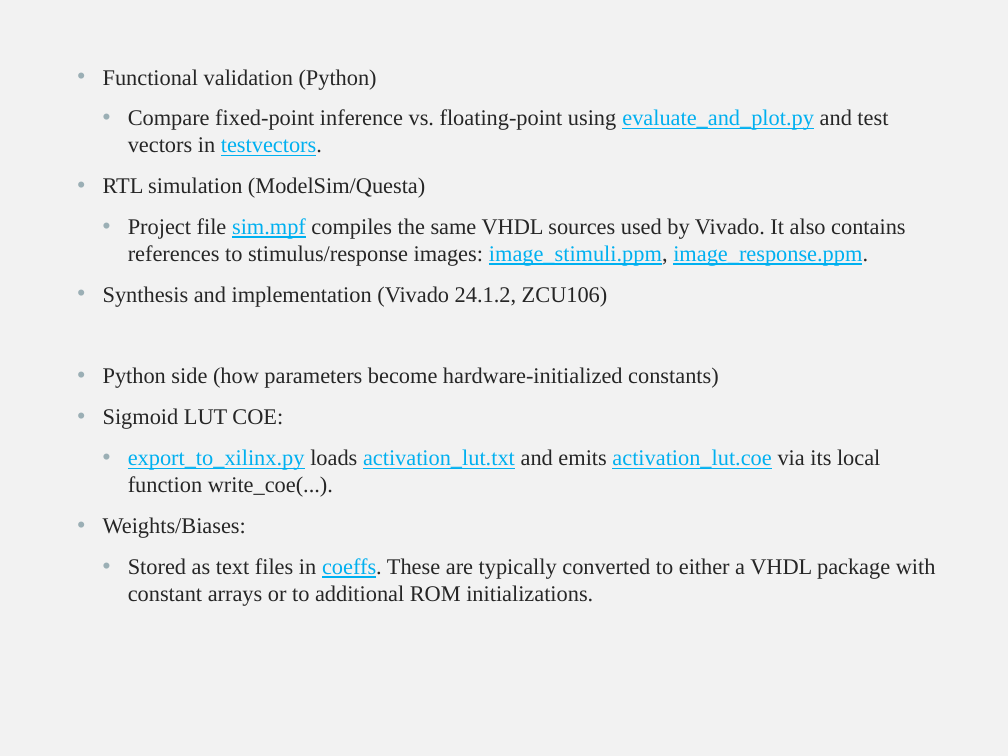
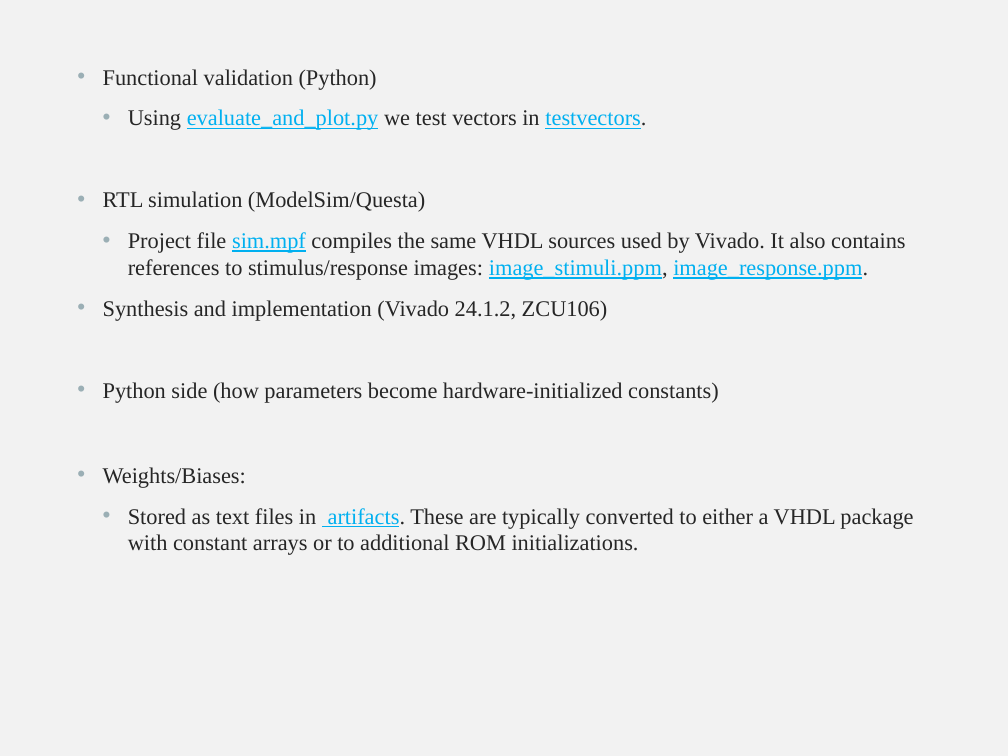
Before and after one commit to kojos03/FPGA_generate---Copy, a slide deck: slide 23 of docs/thesis/Presentation/VHDL implementation of neural network for Wildfire Detection.pptx. Drawn at 1008x756 pixels with LibreOffice and Linux fonts; fonts in the diff are those of the drawing. Boxes give left, top, right and bottom in pixels: in the first picture for what was removed or moved away, otherwise in the second. Text is boxed around its words. In the diff, an @@ line names an element or a change of style, - is before the commit and + after.

Commit message:
Add corrected presentation for VHDL implementation of neural network for wildfire detection

```diff
--- a/docs/thesis/Presentation/VHDL implementation of neural network for Wildfire Detection.pptx
+++ b/docs/thesis/Presentation/VHDL implementation of neural network for Wildfire Detection.pptx
@@ text at (128, 109, 646, 130): text changed; text colour #262626 to #00B0F0 @@
-  • Compare fixed-point inference vs. floating-point using evaluate_and_plot.py and test vectors in testvectors.
+  • Using evaluate_and_plot.py we test vectors in testvectors.
@@ text at (103, 408, 880, 497): paragraphs removed @@
-• Sigmoid LUT COE:
-  • export_to_xilinx.py loads activation_lut.txt and emits activation_lut.coe via its local function write_coe(...).
@@ text at (128, 508, 913, 555): text changed @@
-  • Stored as text files in coeffs. These are typically converted to either a VHDL package with constant arrays or to additional ROM initializations.
+  • Stored as text files in artifacts. These are typically converted to either a VHDL package with constant arrays or to additional ROM initializations.
```
Also in this commit, not shown: 7 other slides changed, 1 other file.
